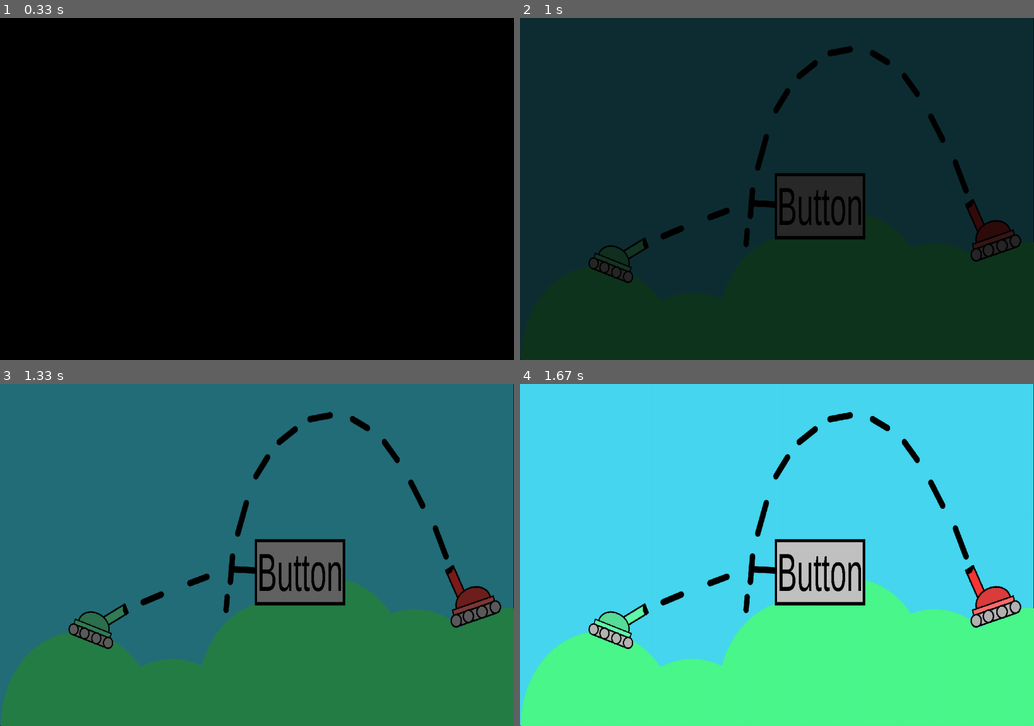
Above: before the commit, frames 1-4 (two rows, left to right).
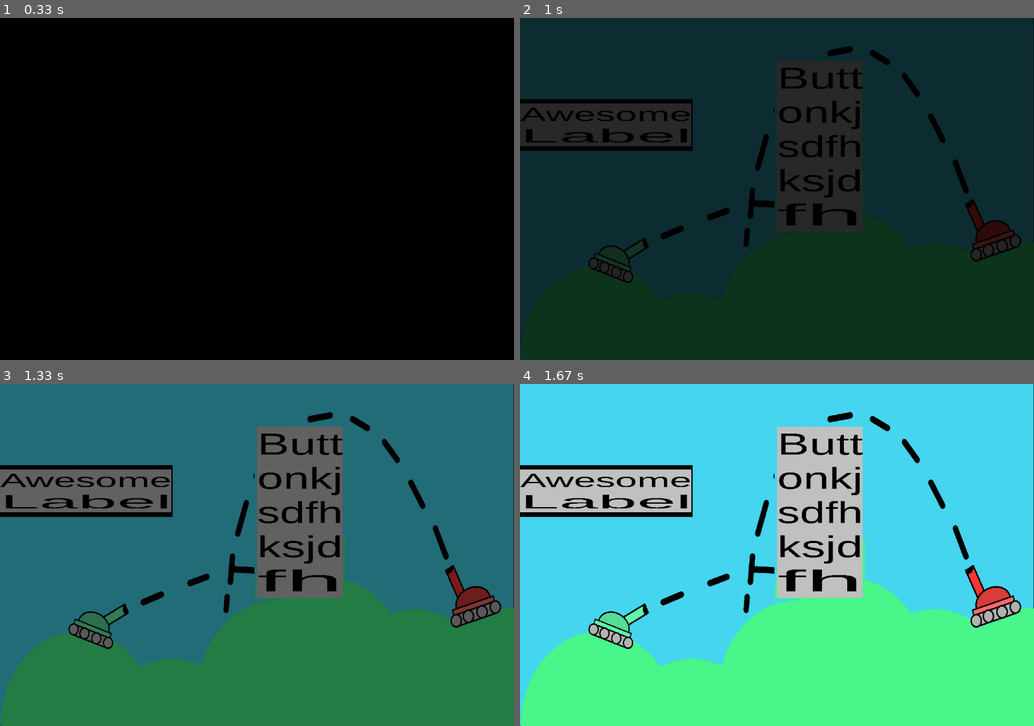
Above: after the commit, the same moments.

Repository: MaddoxRiley314159265/My-UI
Game: pygame game, started from my_ui.py
Two runs of this game, one before a commit and one after it. Both use one fixed random seed, a clock stepped at 60 frames per second and the inputs below.
Inputs:
- Up to frame 1 (0.33 s): no input
- Up to frame 2 (1 s): hold D 0.33-0.8 s; hold D from 0.83 s (still down)
- Up to frame 3 (1.33 s): release D at 1.3 s
- Up to frame 4 (1.67 s): hold A from 1.33 s (still down)

Frame 1 is identical in both runs. In frame 2, 12% of the frame differs, in the area x 0-68%, y 12-65%; in frame 3, 12%; in frame 4, 12%.

Commit message:
Add files via upload

Diff:
--- a/my_ui.py
+++ b/my_ui.py
@@ -1,11 +1,12 @@
 import pygame
+from textwrap import fill
 from VectorUtil import *
 from VectorUtil import c
 pygame.init()
 f1 = pygame.font.SysFont("Helvetica", 500)
 
 display_dimensions = (-1, -1)
-screen = -1
+screen : pygame.Surface = -1
 clock = pygame.time.Clock()
 
 #List of the available menus
@@ -30,7 +31,86 @@
 def say_hello():
     print("Hello!")
 
-
+#----------------------------------------------------------Handy Functions-------------------------------------------------\
+'''
+def fit_text_to_rect(text : str, font_col, font : pygame.font.Font, fit_rect : pygame.Rect):
+    newline_index = 1
+    split_points = text.split(" ")
+    i=0
+    for word in split_points:
+        my_r = font.render(word, True, font_col)
+        w_to_h = my_r.get_rect().width/my_r.get_rect().height
+        while fit_rect.height*w_to_h>fit_rect.width:
+            #print(f"{}")
+            #Word is too long
+
+            split_p = i+len(word)-newline_index
+            text = text[:split_p+1]+"\n"+text[split_p+1:]
+            word = word[:len(word)-newline_index+1]+"\n"+word[-newline_index:]
+
+            my_r = font.render(word, True, font_col)
+            print(word)
+            print(f"Width: {my_r.get_rect().width}, Height: {my_r.get_rect().height}")
+            w_to_h = my_r.get_rect().width/my_r.get_rect().height
+            newline_index+=1
+
+        i+=len(word)+1
+
+    def_rect = font.render(text, True, font_col).get_rect()
+    w_to_h = def_rect.width/def_rect.height
+
+    newline_index = 2
+    while fit_rect.height*w_to_h>fit_rect.width:
+        if newline_index==len(split_points):
+            #All words have been shifted down
+            break
+
+        text = ""
+        for i, word in enumerate(split_points):
+            if i>len(split_points)-newline_index:
+                ending = "\n"
+            else: ending = " "
+
+            text+=word+ending
+
+        newline_index+=1
+        def_rect = font.render(text, True, font_col).get_rect()
+        w_to_h = def_rect.width/def_rect.height
+
+    return pygame.transform.scale(font.render(text, True, font_col), (fit_rect.height*w_to_h, fit_rect.height))
+'''
+def fit_text_to_rect(text : str, font_col, font : pygame.font.Font, fit_rect : pygame.Rect):
+    wrap = len(text)-1
+
+    w, h = font.render(text, True, font_col).get_rect().size
+    w_to_h = w/h
+
+    formatted_text = text
+    while paragraph_dim(formatted_text, font_col, font, fit_rect.height)[0]>fit_rect.width:
+        if wrap<=0:
+            break
+        formatted_text = fill(text, wrap)
+
+        wrap-=1
+
+    if wrap<=0:
+        print("ERROR: could not wrap text:", text)
+        return
+    return render_paragraph(formatted_text, font_col, font, fit_rect)
+def paragraph_dim(text : str, font_col, font : pygame.font.Font, height):
+    width = 0
+    for line in text.split("\n"):
+        w, h = font.render(line, True, font_col).get_rect().size
+
+        w_to_h = w/h
+        h = height/(1+text.count("\n"))
+
+        if h*w_to_h>width: width = h*w_to_h
+    return width, height*(1+text.count("\n"))
+def render_paragraph(text : str, font_col, font : pygame.font.Font, rect : pygame.Rect):
+    for i, line in enumerate(text.split("\n")):
+        h = rect.height/(1+text.count("\n"))
+        screen.blit(pygame.transform.scale(font.render(line, True, font_col), (rect.width,h)), (rect.left, rect.top+i*h))
 
 #-------------------------------------------------------Menu Stuff---------------------------------------------------------------
 
@@ -153,53 +233,122 @@
     def display(self):
         pass #Display
 class button(menu_element):
-    def __init__(self, pos: c, align: str, dimensions : c, action, *, col = (200,200,200), highlight_col = (240,240,240), border_width = 20, border_color = (0,0,0), text = "Button", font : pygame.font.Font = f1, text_co …(94 unchanged characters)…
+    def __init__(self, pos: c, align: str, dimensions : c, action, *, col = (200,200,200), img : pygame.Surface = None, highlight_col = (240,240,240), highlight_img : pygame.Surface = None, border_width = 20, border_color = (0,0,0), border_img : pygame.Surface = None, text = "Buttonkjsdfhksjdfh", font : pygame.font.Font = f1, text_co …(94 unchanged characters)…
         super().__init__(pos, align)
         self.d = dimensions
         p = self.aligned_pos(self.d)
         self.o_r = pygame.Rect(p.x, display_dimensions[1]-p.y, self.d.x, self.d.y)
         self.r = self.o_r
 
+        self.o_i = img
+        self.i = self.o_i
+        self.h_i = highlight_img
+
         self.o_col = col
         self.col = self.o_col
         self.h_col = highlight_col
+
         self.b_w = border_width
         self.b_col = border_color
+        self.b_i = border_img
+
 
         self.t = text
         self.t_col = text_col
         self.f = font
         self.func = action
 
+
         self.i_h = inflate_on_hightlight
         self.i_c = inflate_on_click
+
+        self.m_c = multiple_calls
+        self.acitvate_on_click = True
     def update(self, mouse_pos: c, clicking: bool, key_down=None):
         global update_display
+
         #If mouse hovering
         if self.r.collidepoint(mouse_pos[0], mouse_pos[1]):
             if not self.r==self.o_r.inflate(self.i_h, self.i_h):
                 self.r = self.o_r.inflate(self.i_h, self.i_h)
-                self.col = self.h_col
+
+                if self.h_i==None: self.col = self.h_col
+                else: self.i = self.h_i
                 update_display = True
             #If button clicked
-            if clicking and not self.r==self.o_r.inflate(self.i_c, self.i_c):
-                self.r = self.o_r.inflate(self.i_c, self.i_c)
+            if clicking and self.acitvate_on_click:
+                if not self.r==self.o_r.inflate(self.i_c, self.i_c):
+                    self.r = self.o_r.inflate(self.i_c, self.i_c)
+                    update_display = True
                 self.func()
-                update_display = True
+                #Only activate once
+                if not self.m_c:
+                    self.acitvate_on_click = False
+            elif not clicking and not self.acitvate_on_click:
+                #Reset to activate once clicked again
+                self.acitvate_on_click = True
 
         elif not self.r==self.o_r:
             self.col = self.o_col
+            self.i = self.o_i
             self.r = self.o_r
             update_display = True
     def display(self):
         #self.r = pygame.Rect(100, 100, 400, 400)
         #Draw border
-        pygame.draw.rect(screen, self.b_col, self.r.inflate(1+self.b_w/self.d.x*100, 1+self.b_w/self.d.y*100))
+        if self.b_w>0:
+            if self.b_i==None:
+                pygame.draw.rect(screen, self.b_col, self.r.inflate(1+self.b_w/self.d.x*100, 1+self.b_w/self.d.y*100))
+            else:
+                screen.blit(pygame.transform.scale(self.b_i, self.r.inflate(1+self.b_w/self.d.x*100, 1+self.b_w/self.d.y*100).size), (self.r.left-(1+self.b_w/self.d.x*100)/2, self.r.top-(1+self.b_w/self.d.y*100)/2))
         #Draw button
-        pygame.draw.rect(screen, self.col, self.r)
+        if not self.i==None:
+            #If has image, draw image instead
+            screen.blit(pygame.transform.scale(self.i, self.r.size), self.r.topleft)
+        else: pygame.draw.rect(screen, self.col, self.r)
         #Draw text
         if not self.t=="":
-            screen.blit(pygame.transform.scale(self.f.render(self.t, True, self.t_col), self.r.size), self.r)
+            fit_text_to_rect(self.t, self.t_col, self.f, self.r), self.r.topleft
+        #print("Draw button")
+class label(menu_element):
+    def __init__(self, pos: c, align: str, dimensions : c, *, col = (200,200,200), img : pygame.Surface = None, border_width = 20, border_color = (0,0,0), border_img : pygame.Surface = None, text = "Awesome Label", font : pygame.font.Font = f1, text_col = (0,0,0)) -> None:
+        super().__init__(pos, align)
+        self.d = dimensions
+        p = self.aligned_pos(self.d)
+        self.r = pygame.Rect(p.x, display_dimensions[1]-p.y, self.d.x, self.d.y)
+
+        self.i = img
+
+        self.col = col
+
+        self.b_w = border_width
+        self.b_col = border_color
+        self.b_i = border_img
+
+
+        self.t = text
+        self.t_col = text_col
+        self.f = font
+
+    '''def update(self, mouse_pos: c, clicking: bool, key_down=None):
+        global update_display'''
+
+    def display(self):
+        #self.r = pygame.Rect(100, 100, 400, 400)
+        #Draw border
+        if self.b_w>0:
+            if self.b_i==None:
+                pygame.draw.rect(screen, self.b_col, self.r.inflate(1+self.b_w/self.d.x*100, 1+self.b_w/self.d.y*100))
+            else:
+                screen.blit(pygame.transform.scale(self.b_i, self.r.inflate(1+self.b_w/self.d.x*100, 1+self.b_w/self.d.y*100).size), (self.r.left-(1+self.b_w/self.d.x*100)/2, self.r.top-(1+self.b_w/self.d.y*100)/2))
+        #Draw button
+        if not self.i==None:
+            #If has image, draw image instead
+            screen.blit(pygame.transform.scale(self.i, self.r.size), self.r.topleft)
+        else: pygame.draw.rect(screen, self.col, self.r)
+        #Draw text
+        if not self.t=="":
+            fit_text_to_rect(self.t, self.t_col, self.f, self.r), self.r.topleft
         #print("Draw button")
 
 
@@ -228,9 +377,13 @@
         redraw_stuff = True
 
 def mainloop():
+    global update_display
+    '''f1 = False
+    f2 = False'''
+
     bg_img = pygame.image.load("bgCropped.gif")
     init((1200, 800))
-    init_menus([menu([button(c(500, 500), "center", c(200, 140), say_hello)], bg_img=bg_img)])
+    init_menus([menu([button(c(500, 900), "center", c(200, 400), say_hello, border_img=bg_img), label(c(0, 600), "nw", c(400, 100))], bg_img=bg_img)])
 
     exit = False
     clicking = False
@@ -242,13 +395,28 @@
                 exit = True
             elif event.type==pygame.KEYDOWN:
                 key_pressed = event
+                '''if event.key==pygame.K_a:
+                    f1 = True
+                if event.key==pygame.K_d:
+                    f2 = True'''
             elif event.type==pygame.KEYUP:
                 key_pressed = None
+                '''if event.key==pygame.K_a:
+                    f1 = False
+                if event.key==pygame.K_d:
+                    f2 = False'''
             elif event.type==pygame.MOUSEBUTTONDOWN:
                 clicking = True
             elif event.type==pygame.MOUSEBUTTONUP:
                 clicking = False
 
+        '''if f1:
+            menus[current_menu].menu_elements[0].r.width-=1
+            update_display = True
+        if f2:
+            menus[current_menu].menu_elements[0].r.width+=1
+            update_display = True'''
+
         main(pygame.mouse.get_pos(), clicking, key_pressed)
 
         clock.tick(60)
